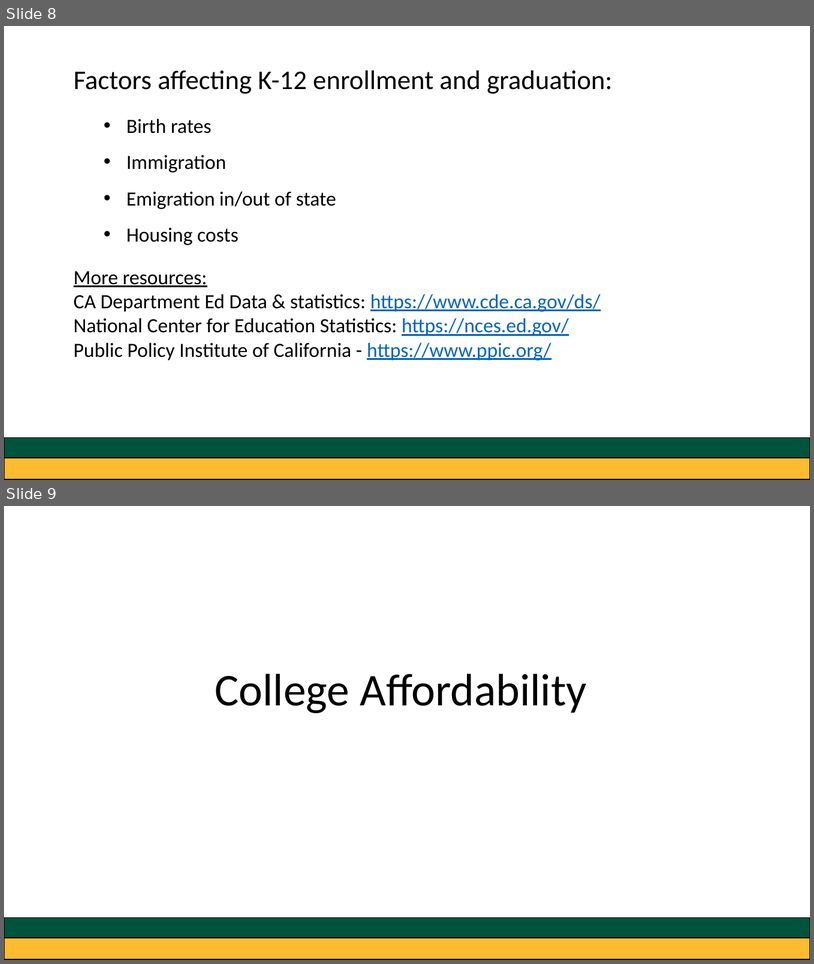
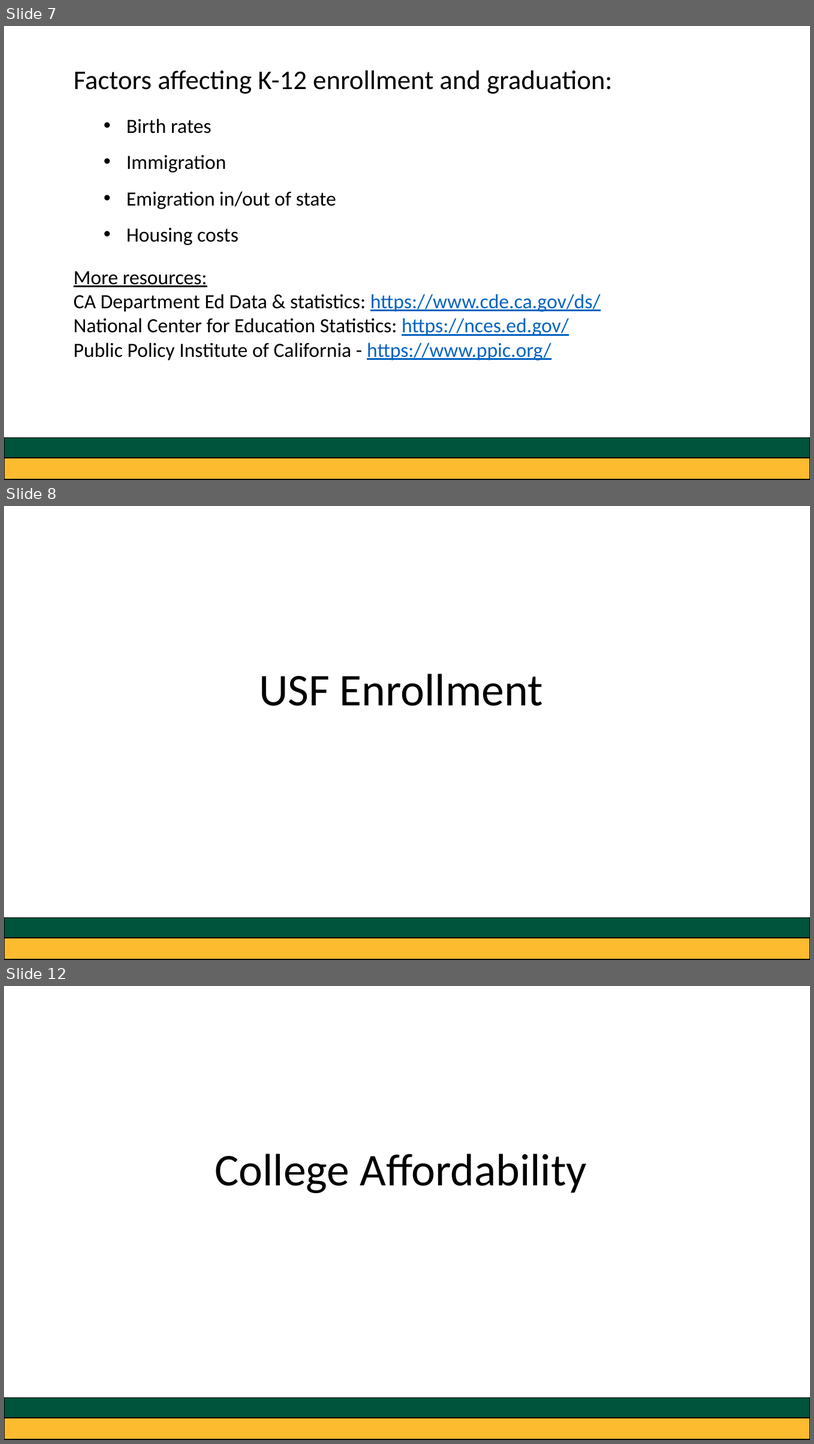
Before and after one commit to greg-dubrow/USF-talk-February-2020, a slide deck: usf_presentation_0220_gdubrow.pptx. Shown one above the other, each under a label of ours: slides 8 and 9 before the commit, slides 7, 8 and 12 after it; the slides between them are not shown. The pictures are 814x964 and 814x1444 pixels, drawn with LibreOffice and Linux fonts; fonts in the diff are those of the drawing. Boxes give left, top, right and bottom in pixels: in the first picture for what was removed or moved away, otherwise in the second. Text is boxed around its words. In the diff, an @@ line names an element or a change of style, - is before the commit and + after.

Commit message:
enroll & ppt

```diff
--- a/usf_presentation_0220_gdubrow.pptx
+++ b/usf_presentation_0220_gdubrow.pptx
@@ slide 8 added at bbox=[4, 506, 810, 960], background #FFFFFF @@
@@ text added at bbox=[259, 673, 543, 706], 54 pt, text #000000 @@
+USF Enrollment
@@ rectangle added at bbox=[4, 918, 810, 937], fill #00543C, outline #000000 1 pt @@
@@ rectangle added at bbox=[4, 931, 810, 959], fill #FDBB30, outline #000000 1 pt @@
@@ what was slide 8 is now slide 7 @@
@@ what was slide 9 is now slide 12 @@
```
Also in this commit, not shown: 1 slide changed, 4 other slides added, 2 slides removed, 6 other files.
